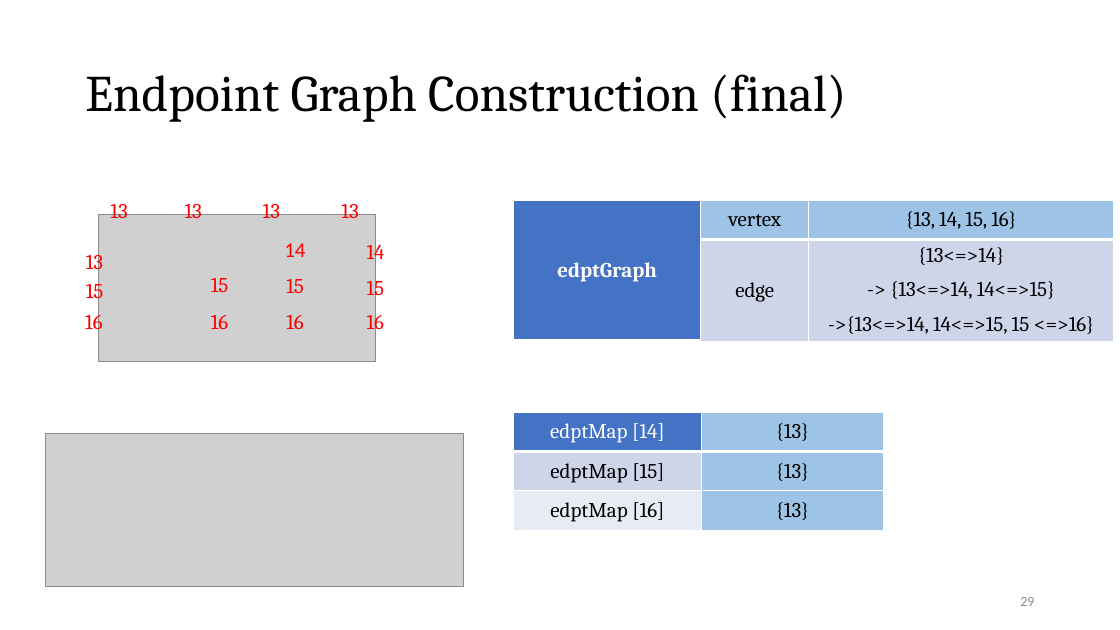
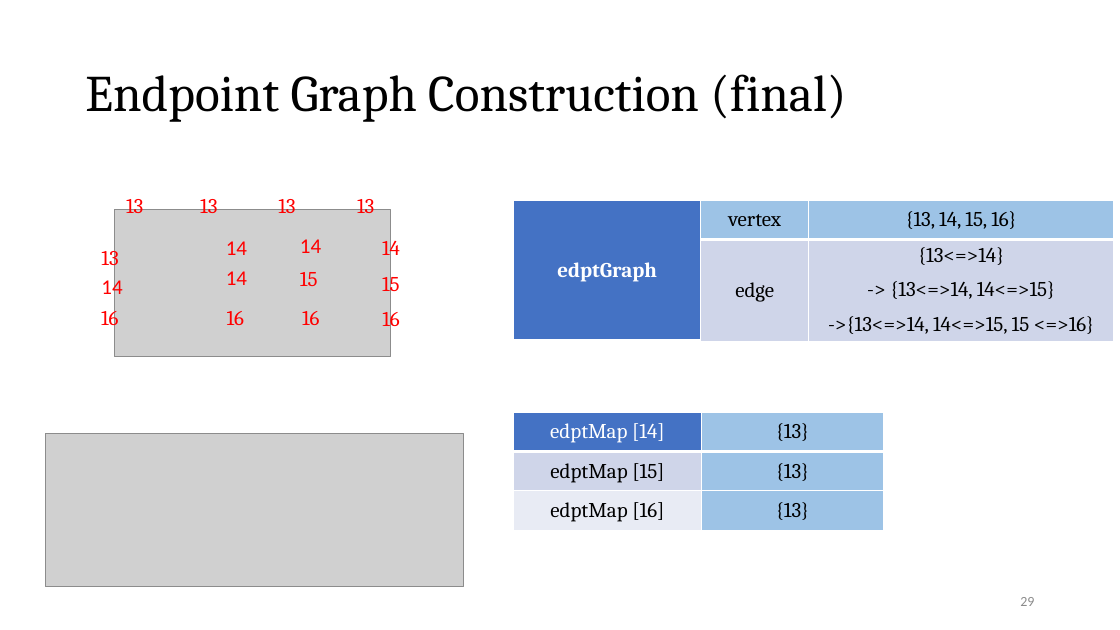
Before and after one commit to Pacific-Feng-Studuies/Studied-Papers, a slide deck: slide 30 of GM/Partition/Fast STA Graph Partitioning Framework for Multi-GPU Acceleration/Fast STA Graph Partitioning Framework for Multi-GPU Acceleration.pptx. Drawn at 1120x630 pixels with LibreOffice and Linux fonts; fonts in the diff are those of the drawing; grey boxes stand for pictures. Boxes give left, top, right and bottom in pixels: in the first picture for what was removed or moved away, otherwise in the second. Text is boxed around its words. In the diff, an @@ line names an element or a change of style, - is before the commit and + after.

```diff
--- a/GM/Partition/Fast STA Graph Partitioning Framework for Multi-GPU Acceleration/Fast STA Graph Partitioning Framework for Multi-GPU Acceleration.pptx
+++ b/GM/Partition/Fast STA Graph Partitioning Framework for Multi-GPU Acceleration/Fast STA Graph Partitioning Framework for Multi-GPU Acceleration.pptx
@@ 12 texts, 1 picture: place and size @@
-12 texts, 1 picture at box(85, 198, 385, 361)
+12 texts, 1 picture at box(101, 194, 400, 357)
@@ text added at box(226, 241, 247, 255), 18 pt, text #FF0000 @@
+14
@@ text "15": place and size @@
-text "15" at box(286, 279, 304, 293)
+text "15" at box(300, 272, 318, 286)
@@ text removed at box(86, 278, 104, 303) @@
-15
@@ text added at box(101, 276, 122, 300), 18 pt, text #FF0000 @@
+14
@@ text removed at box(211, 278, 229, 292) @@
-15
@@ text added at box(226, 271, 247, 285), 18 pt, text #FF0000 @@
+14
```
Also in this commit, not shown: 10 other slides changed.
